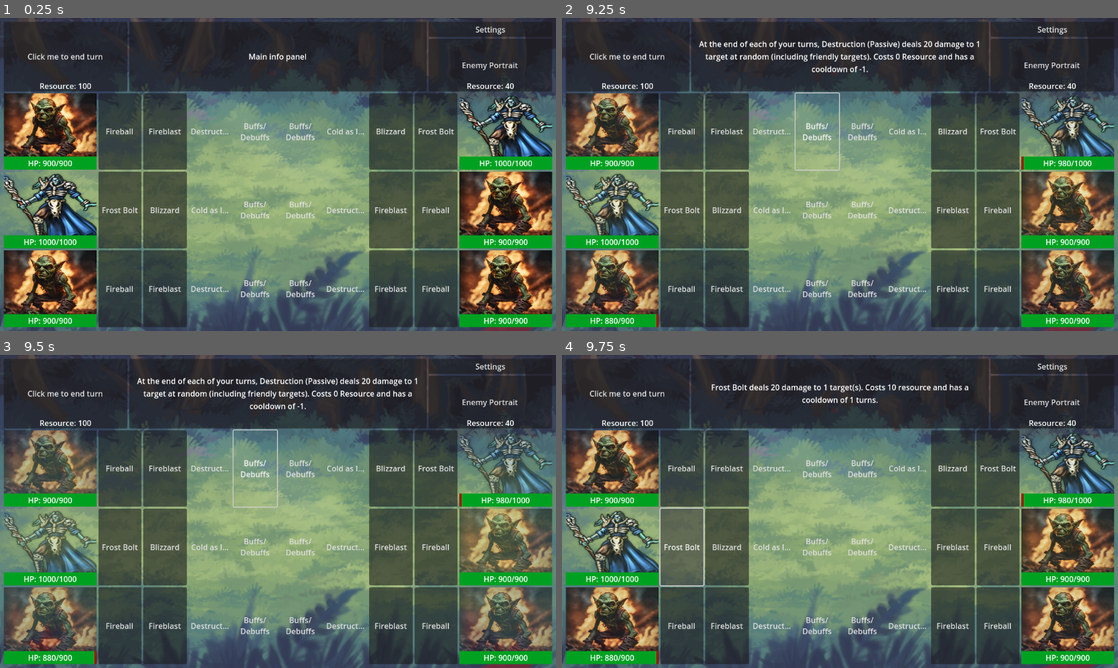
Above: before the commit, frames 1-4 (two rows, left to right).
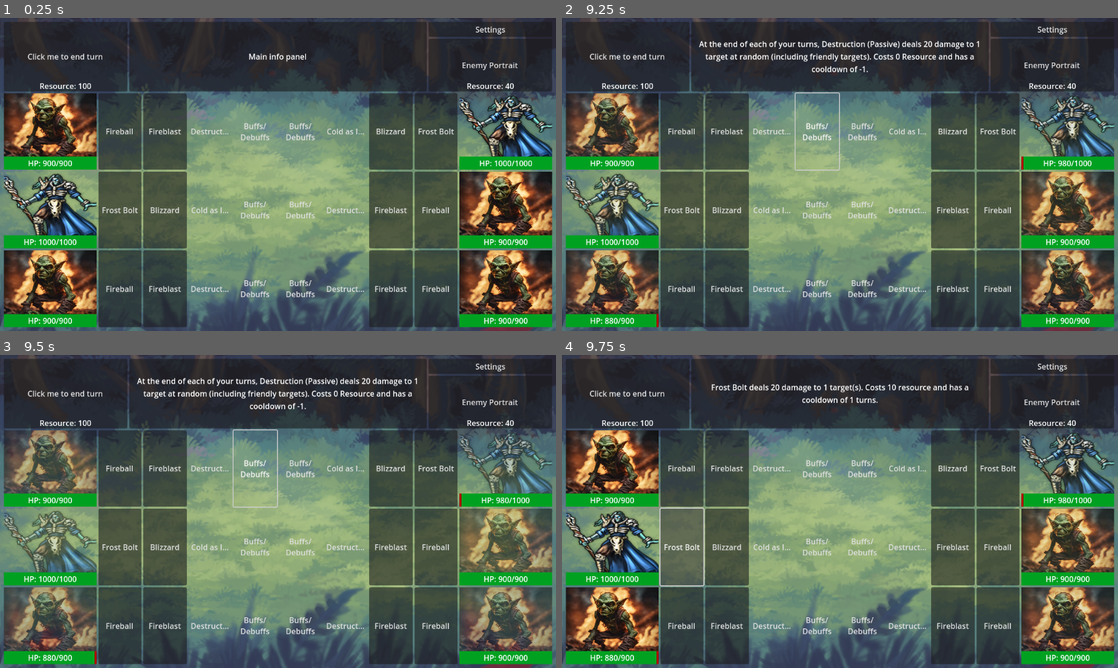
Above: after the commit, the same moments.

Repository: billyquick/arena_game
Game: Godot game, scene res://scenes/battle_level.tscn
Same seed, same stepped clock (60 frames per second), same inputs: the game is played once before the commit and once after it.
Inputs (mouse positions are in pixels of both pictures, inside the frame that each line leads up to):
- Up to frame 1 (0.25 s): no input
- Up to frame 2 (9.25 s): click (612, 130) at 0.5 s; click (612, 208) at 1.25 s; click (612, 287) at 2 s; click (1067, 130) at 2.75 s; click (1067, 208) at 3.5 s; click (1067, 287) at 4.25 s; click "Click me to end turn" at 5 s; click "Enemy Portrait" at 5.75 s; click "Fireball" at 6.5 s; click "Fireblast" at 7.25 s; click "Destruction (Passive)" at 8 s; click "Buffs/ Debuffs" at 8.75 s
- Up to frame 3 (9.5 s): no input
- Up to frame 4 (9.75 s): click "Frost Bolt" at 9.5 s

Frames 1-3 are identical in both runs. In frame 4, 0.8% of the frame differs, in the area x 2-17%, y 24-94%.

Commit message:
Modifiers are now extended rather than duplicated
Modifiers now search for themselves in their target's modifier list and if found, just increase duration rather than duplicate. Not sure if this is actually the behavior I want, but it seems like it for now

Diff:
--- a/battle.gd
+++ b/battle.gd
@@ -64,8 +64,8 @@
 	playerTeamResource.text = "Resource: " + str(playerResource.currentResource)
 
 func executeAbility(character, selectedAbility, target, healthbar):
+	# insulating passives
 	var additionalCosts = 0
-	# insulating passives
 	if activeCharacter != null:
 		additionalCosts += getCost(activeCharacter.modifiers)
 	# TODO: change player resource to check whose turn it is
@@ -76,10 +76,19 @@
 		# apply modifiers
 		if selectedAbility.applies_modifier:
 			# for each modifier the ability applies, create a new one and apply it to the target
-			# TODO: if target already has an instance of the modifier, should extend rather than create a new one
 			for uniqueModifier in selectedAbility.modifiers:
 				var modifier = Modifiers.new(uniqueModifier)
-				target.add_modifier(modifier)
+				if !target.modifiers.is_empty():
+					for modifiers in target.modifiers:
+						if modifiers.modName == modifier.modName:
+							print("Found existing modifier. Incrementing duration of ", modifier.modName)
+							modifiers.duration_ability += modifier.duration_ability
+							modifiers.duration_turn += modifier.duration_turn
+							print("Modifier ", modifiers.modName, " now has a duration_ability of ", modifiers.duration_ability)
+						else:
+							target.add_modifier(modifier)
+				else:
+					target.add_modifier(modifier)
 				print("Applying modifier ", modifier.modName, modifier, " to target ", target.charName, target)
 
 		# reduce duration of modifiers that apply on ability use
@@ -94,10 +103,13 @@
 					print(uniqueModifiers.name, " modifier has been removed from ", character.charName, "'s modifiers")
 			modifierCounter += 1
 
+		# wrap up
 		activeCharacter = null
 		activeAbility = null
 		updateResource()
 		resetAnimations(bothTeamUI)
+
+		# debug
 		for x in teamManager.playerTeam:
 			print("Player character: ", x.charName, x, " with health: ", x.health, " with Modifiers: ", x.modifiers)
 		for x in teamManager.opponentTeam:
--- a/characters/frost_mage/frost_bolt.tres
+++ b/characters/frost_mage/frost_bolt.tres
@@ -12,7 +12,7 @@
 cooldown = 1
 damage = 20
 attack_hits = 1
-targets_friendly = true
+targets_friendly = false
 targets_enemy = true
 targets_random = false
 is_passive = false
